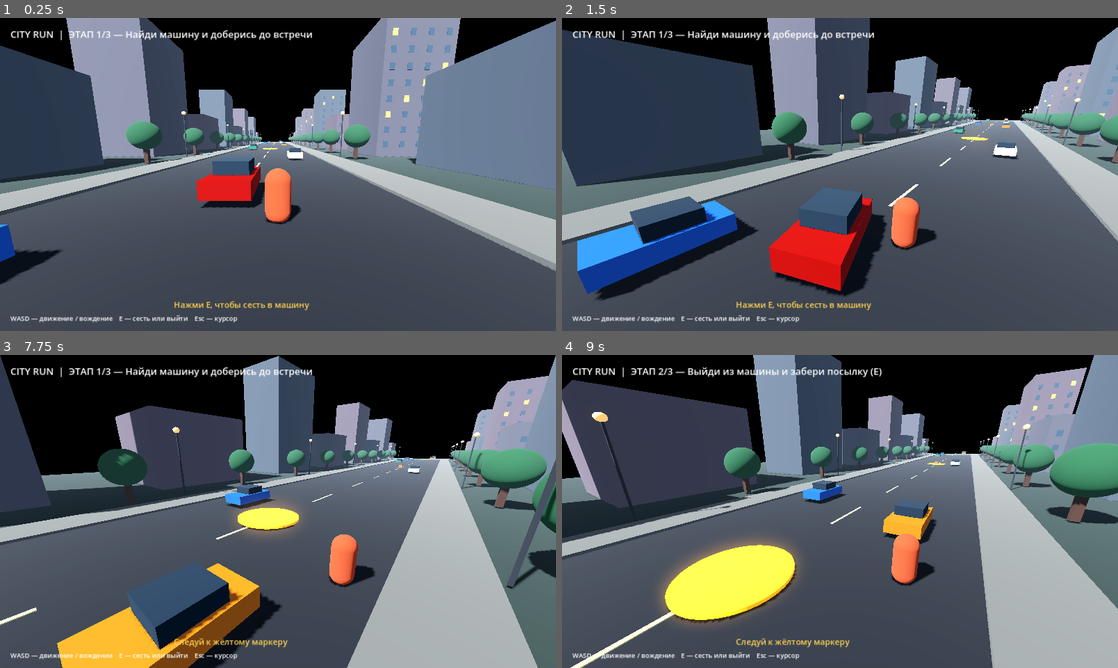
Above: before the commit, frames 1-4 (two rows, left to right).
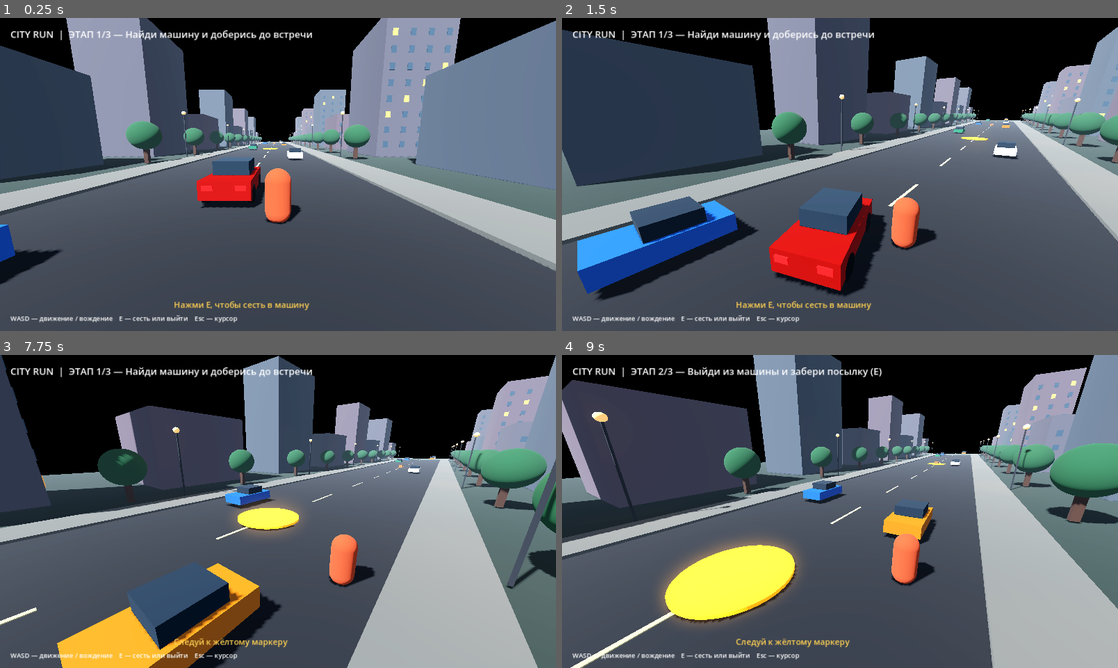
Above: after the commit, the same moments.

Repository: k21508811-crypto/LeningradRP_RP
Game: Godot game, scene res://Main.tscn
Two runs of this game, one before a commit and one after it. Both use one fixed random seed, a clock stepped at 60 frames per second and the inputs below.
Inputs (mouse positions are in pixels of both pictures, inside the frame that each line leads up to):
- Up to frame 1 (0.25 s): no input
- Up to frame 2 (1.5 s): tap Enter at 0.5 s; move the mouse to (867, 174) at 0.52 s; hold W (move_forward) from 0.53 s (still down); tap E (interact) at 0.6, 1.35 s; move the mouse to (812, 174) at 1.27 s
- Up to frame 3 (7.75 s): move the mouse to (289, 505) at 2.02 s; tap E (interact) every 0.75 s from 2.1 to 7.35 s; move the mouse to (272, 517) at 2.77 s; move the mouse to (316, 514) at 3.52 s; move the mouse to (233, 508) at 4.27 s; move the mouse to (283, 511) at 5.02 s; move the mouse to (255, 505) at 5.77 s; release W (move_forward) at 5.78 s; hold D (move_right) 5.78-6.53 s; move the mouse to (305, 511) at 6.52 s; hold W (move_forward) from 6.53 s (still down); move the mouse to (250, 511) at 7.27 s
- Up to frame 4 (9 s): move the mouse to (851, 505) at 8.02 s; tap E (interact) at 8.1, 8.85 s; move the mouse to (834, 517) at 8.77 s; release W (move_forward) at 8.78 s; hold A (move_left) from 8.78 s (still down)

The runs differ from the first frame. In frame 1, 0.1% of the frame differs, in the area x 36-47%, y 36-60%; in frame 2, 0.2%, in the area x 38-93%, y 25-84%; in frame 3, less than 0.1%; in frame 4, less than 0.1%.

Commit message:
Add detailed vehicle wheels and lights, fix building facade placement

Diff:
--- a/gta5-one-mission/main.gd
+++ b/gta5-one-mission/main.gd
@@ -77,7 +77,7 @@
 			var w := 8.0 + float((i*7)%5)
 			var h := 9.0 + float((i*11)%22)
 			_box("Building", Vector3(side*(17+w*0.5),h*0.5-0.1,z), Vector3(w,h,13), Color(0.24+float(i%3)*0.04,0.27,0.31))
-			_add_building_windows(side, 17.0 + w * 0.5, z, w, h, i)
+			_add_building_windows(side, side * (17.0 + w * 0.5), z, w, h, i)
 	for z in range(-10,-190,-10):
 		_box("Lane marking", Vector3(0,0.04,z), Vector3(0.18,0.025,4), Color(0.85,0.78,0.48), false)
 	_box("Garage plaza", Vector3(0,0.02,-166), Vector3(34,0.2,20), Color(0.23,0.27,0.25))
@@ -129,6 +129,13 @@
 	head.material_override = mat
 	head.position = Vector3(x, 6.1, z)
 	add_child(head)
+	var light := OmniLight3D.new()
+	light.light_color = Color(1.0, 0.68, 0.36)
+	light.light_energy = 0.45
+	light.omni_range = 9.0
+	light.shadow_enabled = false
+	light.position = Vector3(x, 5.8, z)
+	add_child(light)
 
 func _add_tree(x: float, z: float) -> void:
 	_box("Tree trunk", Vector3(x, 1.0, z), Vector3(0.45, 2.0, 0.45), Color(0.22, 0.13, 0.08))
@@ -189,6 +196,46 @@
 	chassis.material_override = paint
 	chassis.position.y = 0.7
 	car.add_child(chassis)
+	var wheel_mat := StandardMaterial3D.new()
+	wheel_mat.albedo_color = Color(0.025, 0.03, 0.035)
+	wheel_mat.roughness = 0.92
+	for wheel_x in [-0.92, 0.92]:
+		for wheel_z in [-1.25, 1.25]:
+			var wheel := MeshInstance3D.new()
+			var wheel_mesh := CylinderMesh.new()
+			wheel_mesh.top_radius = 0.38
+			wheel_mesh.bottom_radius = 0.38
+			wheel_mesh.height = 0.24
+			wheel.mesh = wheel_mesh
+			wheel.material_override = wheel_mat
+			wheel.rotation_degrees.z = 90
+			wheel.position = Vector3(wheel_x, 0.4, wheel_z)
+			car.add_child(wheel)
+	var lamp_mat := StandardMaterial3D.new()
+	lamp_mat.albedo_color = Color(1.0, 0.9, 0.62)
+	lamp_mat.emission_enabled = true
+	lamp_mat.emission = Color(1.0, 0.72, 0.35)
+	lamp_mat.emission_energy_multiplier = 1.2
+	for lamp_x in [-0.62, 0.62]:
+		var headlamp := MeshInstance3D.new()
+		var lamp_mesh := BoxMesh.new()
+		lamp_mesh.size = Vector3(0.42, 0.2, 0.08)
+		headlamp.mesh = lamp_mesh
+		headlamp.material_override = lamp_mat
+		headlamp.position = Vector3(lamp_x, 0.82, -2.02)
+		car.add_child(headlamp)
+	var tail_mat := StandardMaterial3D.new()
+	tail_mat.albedo_color = Color(0.85, 0.025, 0.015)
+	tail_mat.emission_enabled = true
+	tail_mat.emission = Color(0.65, 0.01, 0.005)
+	for lamp_x in [-0.62, 0.62]:
+		var taillamp := MeshInstance3D.new()
+		var tail_mesh := BoxMesh.new()
+		tail_mesh.size = Vector3(0.42, 0.2, 0.08)
+		taillamp.mesh = tail_mesh
+		taillamp.material_override = tail_mat
+		taillamp.position = Vector3(lamp_x, 0.82, 2.02)
+		car.add_child(taillamp)
 	var roof := MeshInstance3D.new()
 	var roof_mesh := BoxMesh.new()
 	roof_mesh.size = Vector3(1.55,0.65,1.9)
